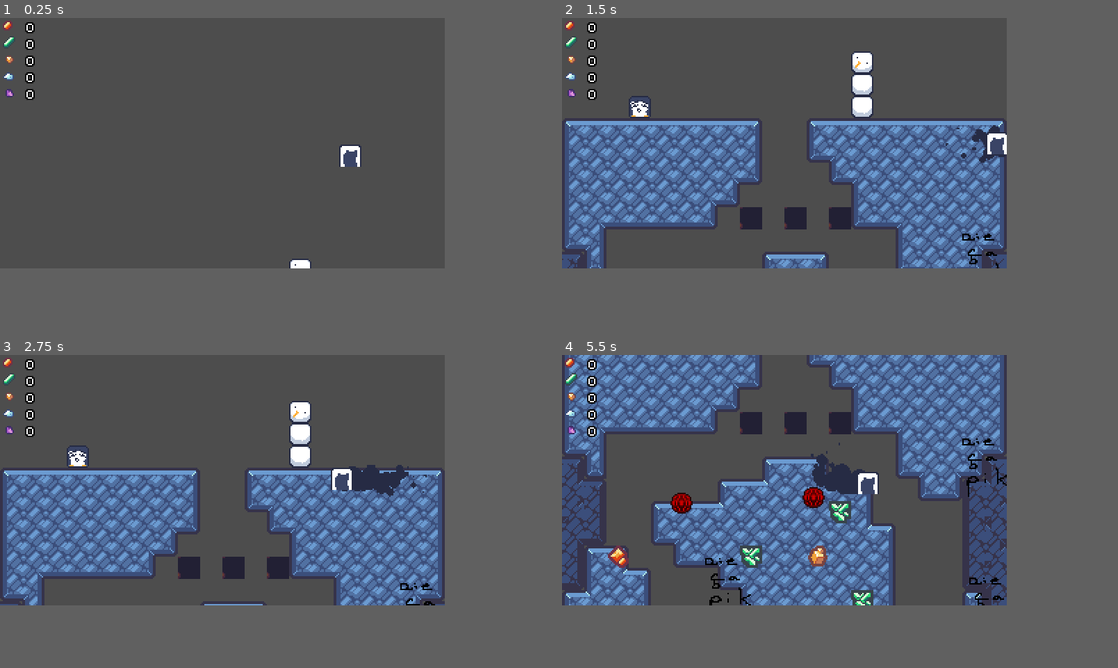
Above: before the commit, frames 1-4 (two rows, left to right).
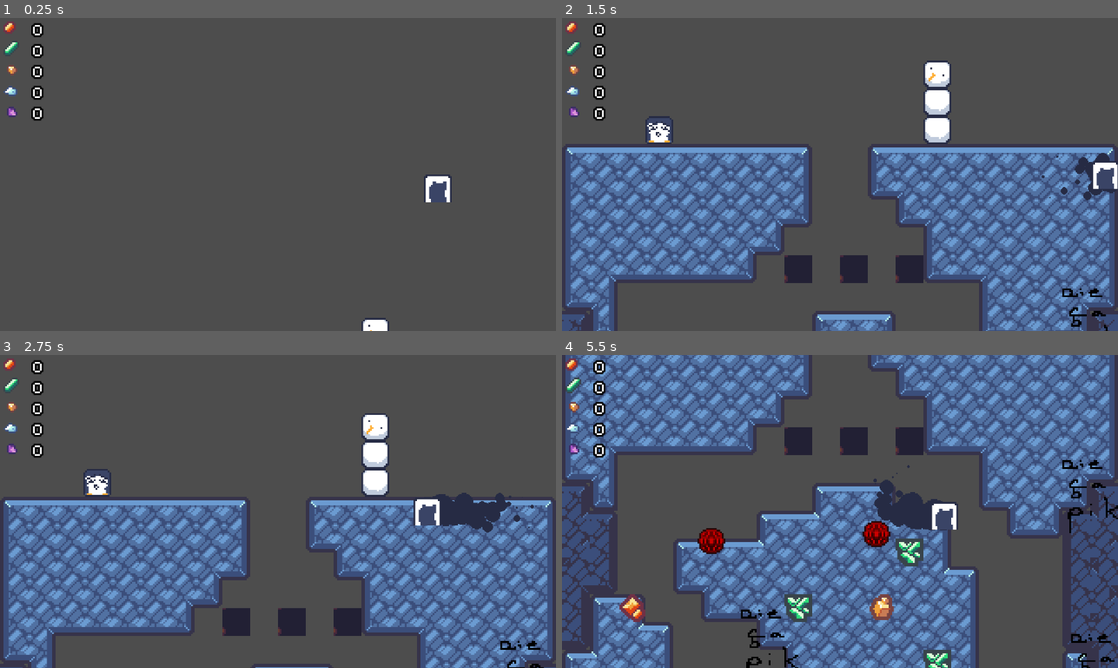
Above: after the commit, the same moments.

Repository: Ninesliced/ludumdare-57
Game: Godot game, scene res://scenes/main.tscn
Two runs of this game, one before a commit and one after it. Both use one fixed random seed, a clock stepped at 60 frames per second and the inputs below. The engine's default icon, where the game draws it, is replaced by a stand-in: a white triangle on a blue panel in a dark square.
Inputs (mouse positions are in pixels of both pictures, inside the frame that each line leads up to):
- Up to frame 1 (0.25 s): no input
- Up to frame 2 (1.5 s): move the mouse to (884, 130) at 0.52 s; hold D (right) 0.53-1.25 s; hold J (burrow) 0.53-1.25 s; click (884, 130) at 0.67 s; tap Space (jump) at 0.77 s; drag from (695, 155) to (990, 262) at 1.27 s
- Up to frame 3 (2.75 s): move the mouse to (266, 423) at 2.02 s; hold A (left) from 2.03 s (still down); hold J (burrow) from 2.03 s (still down)
- Up to frame 4 (5.5 s): release A (left) at 2.75 s; release J (burrow) at 2.75 s; drag from (762, 530) to (650, 442) at 2.77 s; move the mouse to (917, 517) at 3.52 s; hold D (right) 3.53-4.25 s; hold J (burrow) 3.53-4.25 s; tap Space (jump) at 3.77 s; drag from (650, 442) to (795, 483) at 4.27 s; move the mouse to (806, 480) at 5.02 s; hold D (right) from 5.03 s (still down); hold J (burrow) from 5.03 s (still down); click (806, 480) at 5.17 s
In our replay, the window is 640x360 before the commit and 800x450 after it. These sizes can differ from the game's own. Grey fills any space a smaller window leaves; there, only what the larger window draws over its background counts as a difference.

The runs differ from the first frame. In frame 1, 2.0% of the frame differs, in the area x 0-82%, y 0-100%; in frame 2, 49%; in frame 3, 47%; in frame 4, 71%, in the area x 0-100%, y 0-100%.

Commit message:
Disabled pixel position

Diff:
--- a/project.godot
+++ b/project.godot
@@ -26,7 +26,7 @@
 window/size/viewport_height=180
 window/size/window_width_override=1920
 window/size/window_height_override=1080
-window/stretch/mode="viewport"
+window/stretch/mode="canvas_items"
 window/vsync/vsync_mode=0
 
 [global_group]
@@ -105,13 +105,8 @@
 2d_physics/layer_2="Burrowable"
 2d_physics/layer_5="Player"
 
-[physics]
-
-2d/solver/solver_iterations=32
-
 [rendering]
 
 textures/canvas_textures/default_texture_filter=0
 renderer/rendering_method="gl_compatibility"
 renderer/rendering_method.mobile="gl_compatibility"
-2d/snap/snap_2d_transforms_to_pixel=true
Not shown, added: addons/debug_menu/debug_menu.gd
Not shown, added: addons/debug_menu/debug_menu.gd.uid
Not shown, added: addons/debug_menu/debug_menu.tscn
Not shown, added: addons/debug_menu/plugin.cfg
Not shown, added: addons/debug_menu/plugin.gd
Not shown, added: addons/debug_menu/plugin.gd.uid
Not shown: 1 places in scenes/entities/player/player.tscn that only renumber resources
Not shown, added: addons/debug_menu/LICENSE.md
